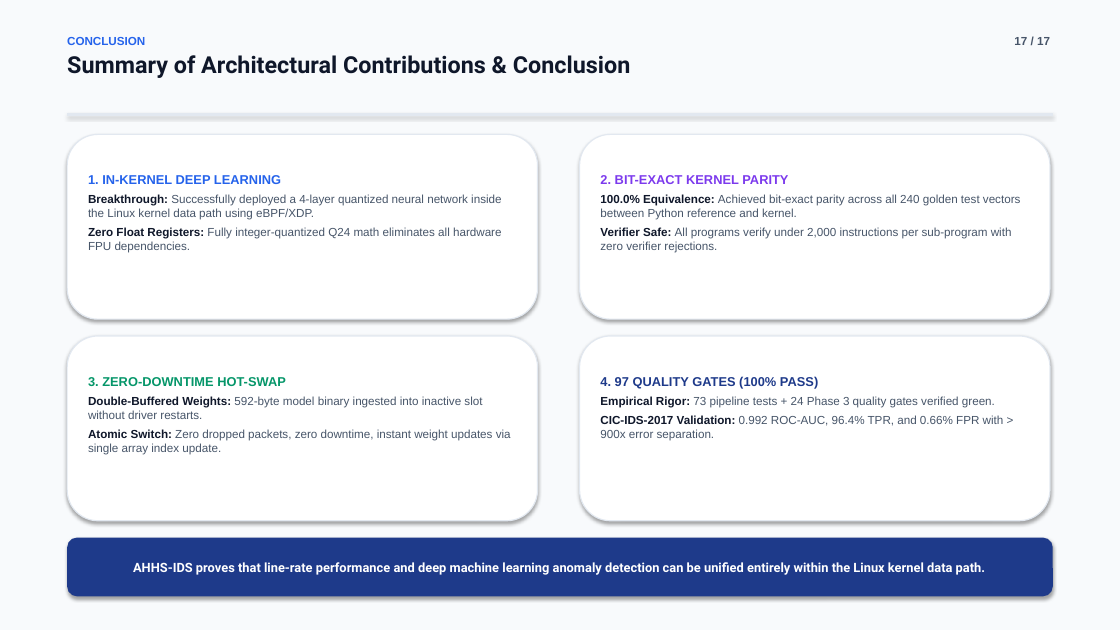
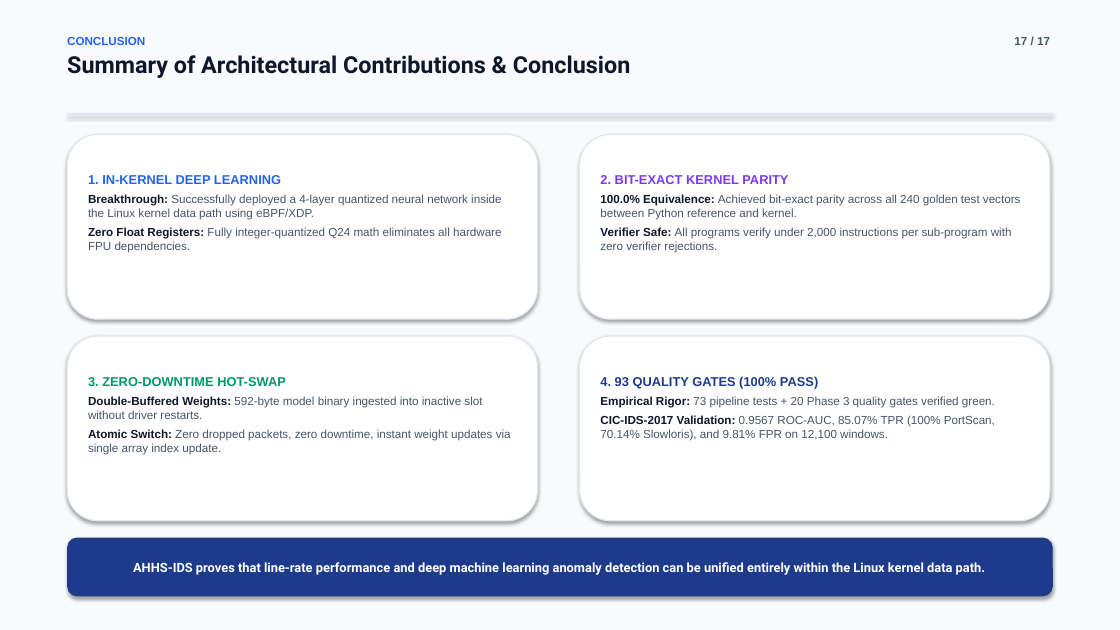
Before and after one commit to Abhi6473/Kernel-level-IDS, a slide deck: slide 17 of presentation/AHHS_IDS_Comprehensive_Architecture_and_Defense.pptx. Drawn at 1120x630 pixels with LibreOffice and Linux fonts; fonts in the diff are those of the drawing. Boxes give left, top, right and bottom in pixels: in the first picture for what was removed or moved away, otherwise in the second. Text is boxed around its words. In the diff, an @@ line names an element or a change of style, - is before the commit and + after.

```diff
--- a/presentation/AHHS_IDS_Comprehensive_Architecture_and_Defense.pptx
+++ b/presentation/AHHS_IDS_Comprehensive_Architecture_and_Defense.pptx
@@ text at (600,376,995,441): text changed @@
-4. 97 QUALITY GATES (100% PASS)
-Empirical Rigor: 73 pipeline tests + 24 Phase 3 quality gates verified green.
-CIC-IDS-2017 Validation: 0.992 ROC-AUC, 96.4% TPR, and 0.66% FPR with > 900x error separation.
+4. 93 QUALITY GATES (100% PASS)
+Empirical Rigor: 73 pipeline tests + 20 Phase 3 quality gates verified green.
+CIC-IDS-2017 Validation: 0.9567 ROC-AUC, 85.07% TPR (100% PortScan, 70.14% Slowloris), and 9.81% FPR on 12,100 windows.
```
Also in this commit, not shown: 8 other slides changed, 15 other files.
